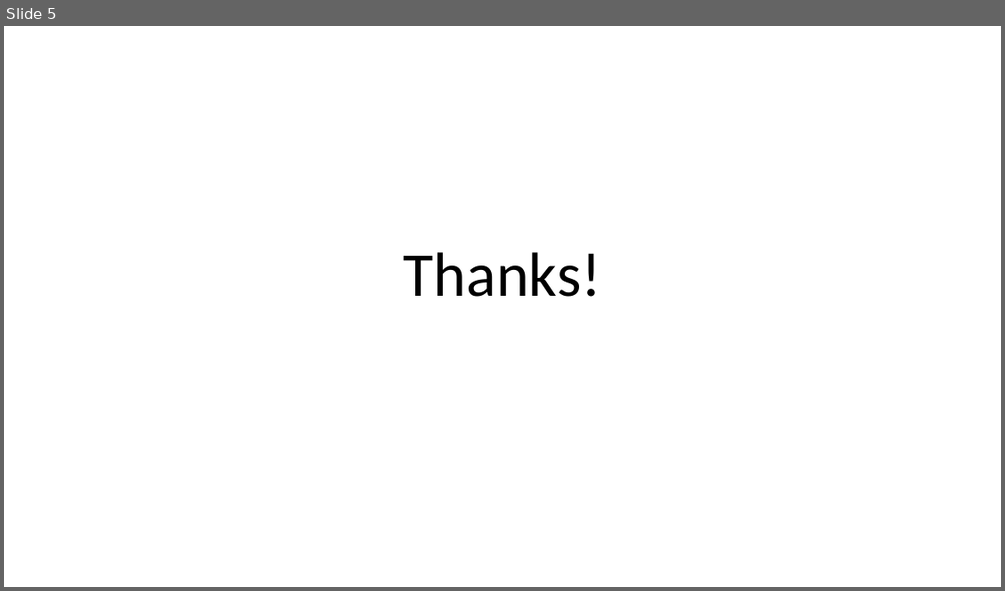
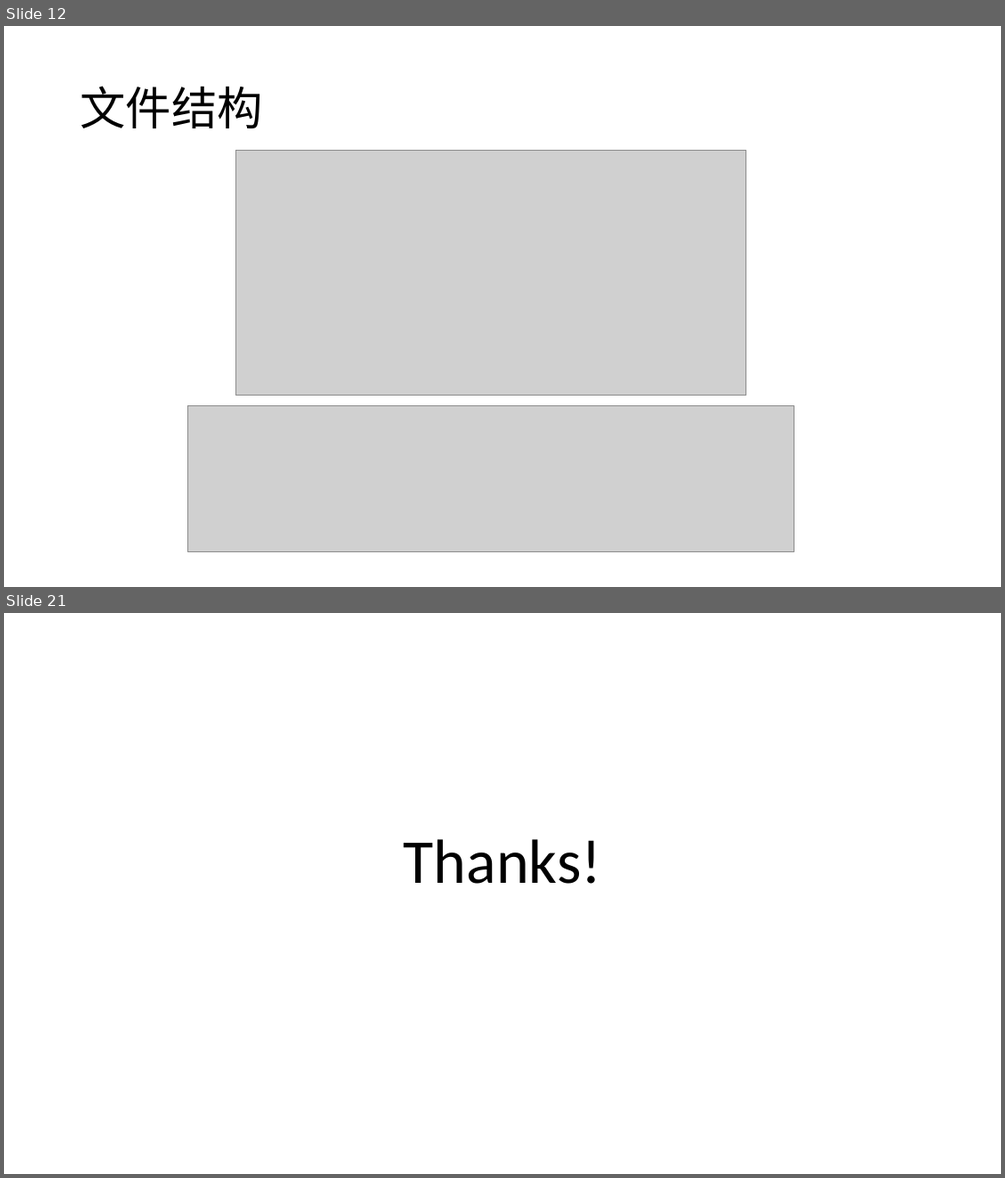
Before and after one commit to xiong35/netease-web, a slide deck: docs/项目介绍.pptx. Shown one above the other, each under a label of ours: slide 5 before the commit, slides 12 and 21 after it; the slides between them are not shown. The pictures are 1005x591 and 1005x1178 pixels, drawn with LibreOffice and Linux fonts; fonts in the diff are those of the drawing; grey boxes stand for pictures. Boxes give left, top, right and bottom in pixels: in the first picture for what was removed or moved away, otherwise in the second. Text is boxed around its words. In the diff, an @@ line names an element or a change of style, - is before the commit and + after.

```diff
--- a/docs/项目介绍.pptx
+++ b/docs/项目介绍.pptx
@@ slide 12 added at (4, 26, 1001, 587), background #FFFFFF @@
@@ title added at (80, 86, 262, 128), 44 pt, text #000000 @@
+文件结构
@@ picture added at (235, 150, 746, 395) @@
@@ picture added at (188, 406, 793, 553) @@
@@ what was slide 5 is now slide 21 @@
```
Also in this commit, not shown: 3 slides changed, 16 other slides added, 1 slide removed, 3 other files.
